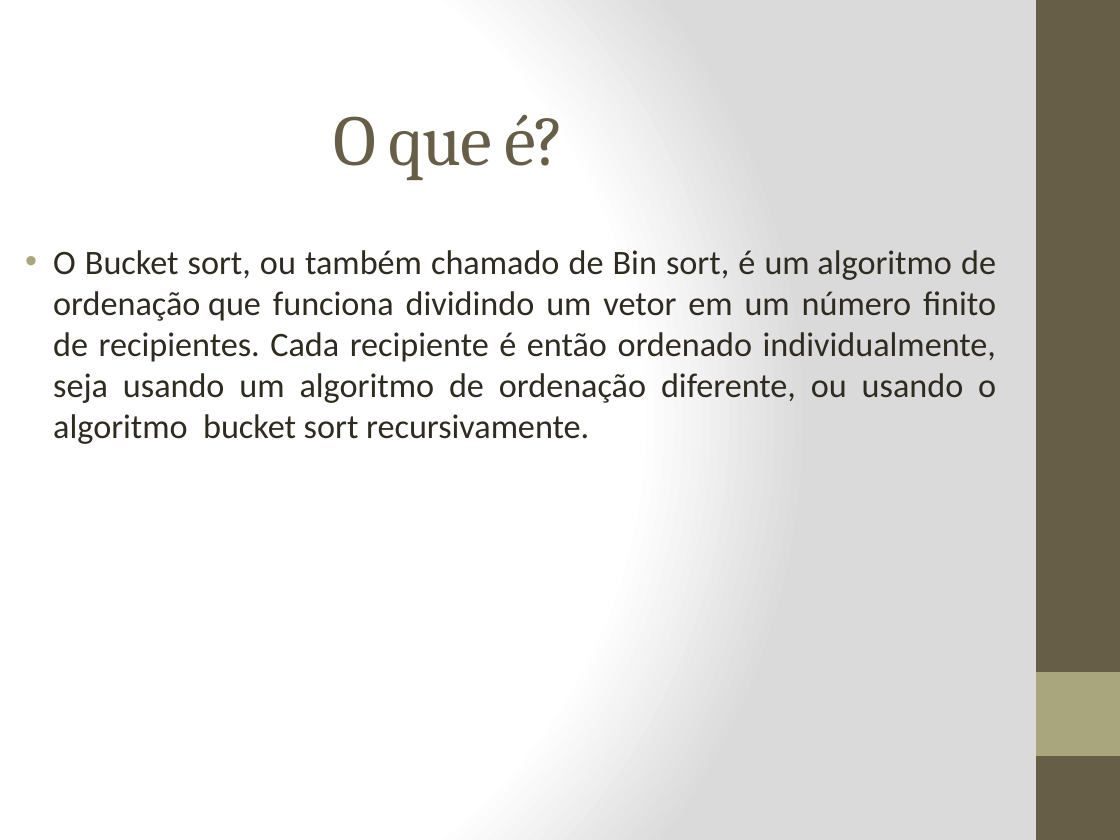
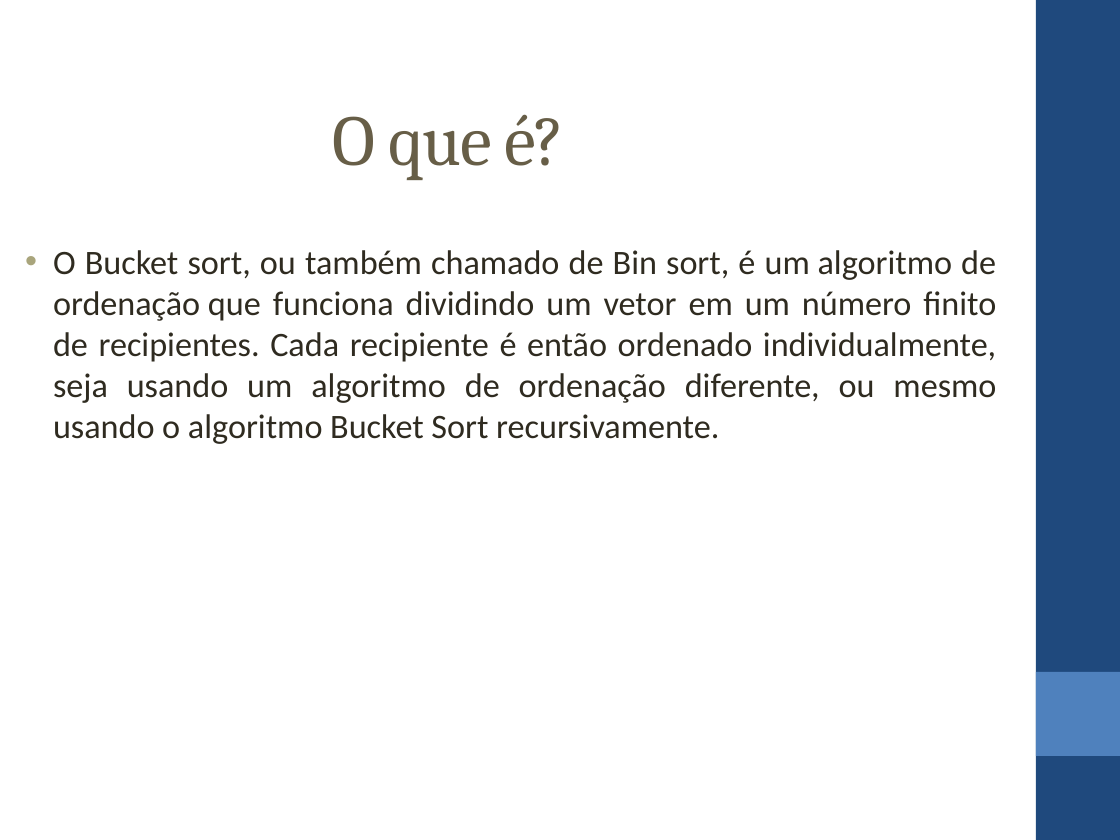
Before and after one commit to sisunigit/EDBucketSort, a slide deck: slide 2 of Documentos/Estrutura de Dados Trabalho.pptx. Drawn at 1120x840 pixels with LibreOffice and Linux fonts; fonts in the diff are those of the drawing. Boxes give left, top, right and bottom in pixels: in the first picture for what was removed or moved away, otherwise in the second. Text is boxed around its words. In the diff, an @@ line names an element or a change of style, - is before the commit and + after.

```diff
--- a/Documentos/Estrutura de Dados Trabalho.pptx
+++ b/Documentos/Estrutura de Dados Trabalho.pptx
@@ background gradient #FFFFFF to #DADADA to #FFFFFF @@
@@ rectangle at [1036, 0, 1120, 840]: fill #675E47 to #1F497D @@
@@ text at [53, 250, 996, 444]: text changed @@
-• O Bucket sort, ou também chamado de Bin sort, é um algoritmo de ordenação que funciona dividindo um vetor em um número finito de recipientes. Cada recipiente é então ordenado individualmente, seja usando um algoritmo de ordenação diferente, ou usando o algoritmo bucket sort recursivamente.
+• O Bucket sort, ou também chamado de Bin sort, é um algoritmo de ordenação que funciona dividindo um vetor em um número finito de recipientes. Cada recipiente é então ordenado individualmente, seja usando um algoritmo de ordenação diferente, ou mesmo usando o algoritmo Bucket Sort recursivamente.
@@ rectangle at [1036, 672, 1120, 756]: fill #A9A57C to #4F81BD @@
```
Also in this commit, not shown: 7 other slides changed, 2 slides added, 5 other files.
